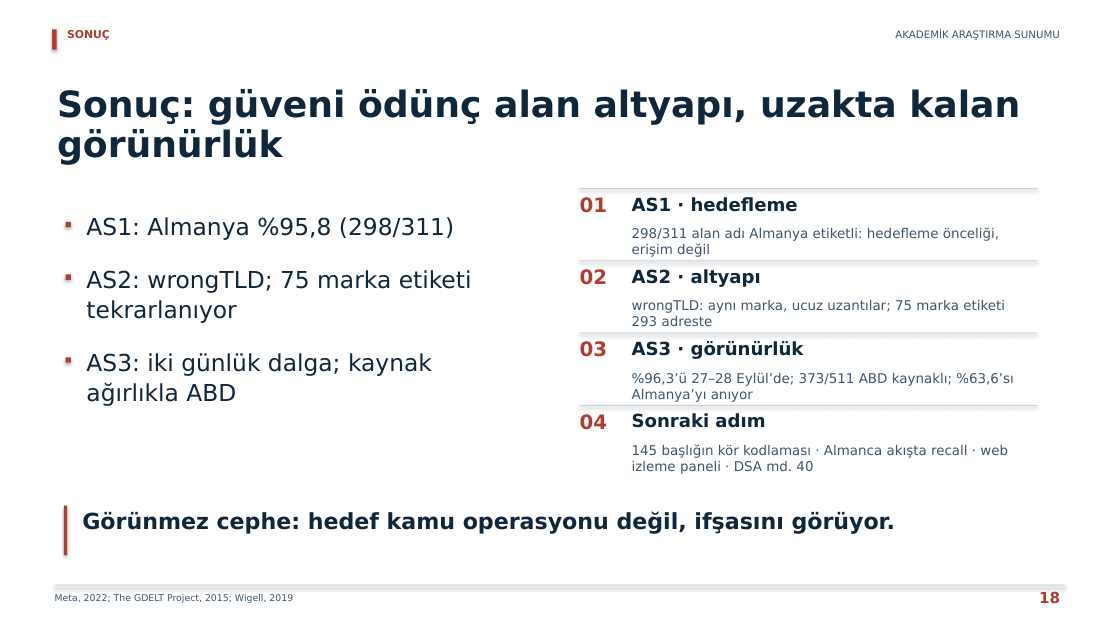
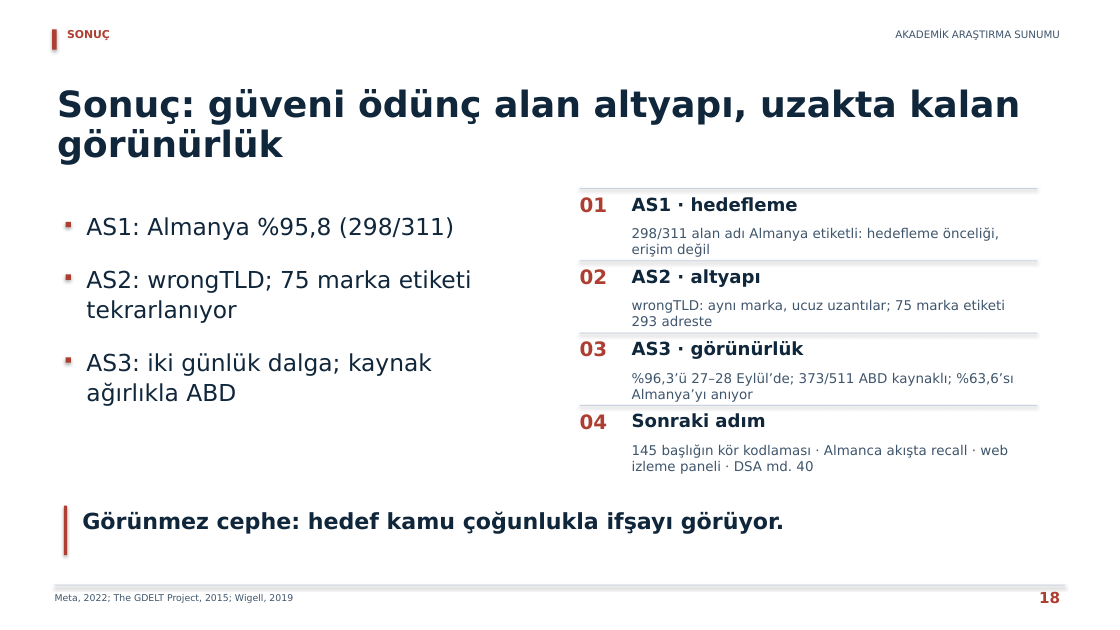
Before and after one commit to erdemkulaclii/SUNUM, a slide deck: slide 18 of output/AKADEMIK_ODAKLI_SUNUM.pptx. Drawn at 1120x630 pixels with LibreOffice and Linux fonts; fonts in the diff are those of the drawing. Boxes give left, top, right and bottom in pixels: in the first picture for what was removed or moved away, otherwise in the second. Text is boxed around its words. In the diff, an @@ line names an element or a change of style, - is before the commit and + after.

```diff
--- a/output/AKADEMIK_ODAKLI_SUNUM.pptx
+++ b/output/AKADEMIK_ODAKLI_SUNUM.pptx
@@ text at (82,511,784,534): text changed @@
-Görünmez cephe: hedef kamu operasyonu değil, ifşasını görüyor.
+Görünmez cephe: hedef kamu çoğunlukla ifşayı görüyor.
```
Also in this commit, not shown: 4 other slides changed, 55 other files.
